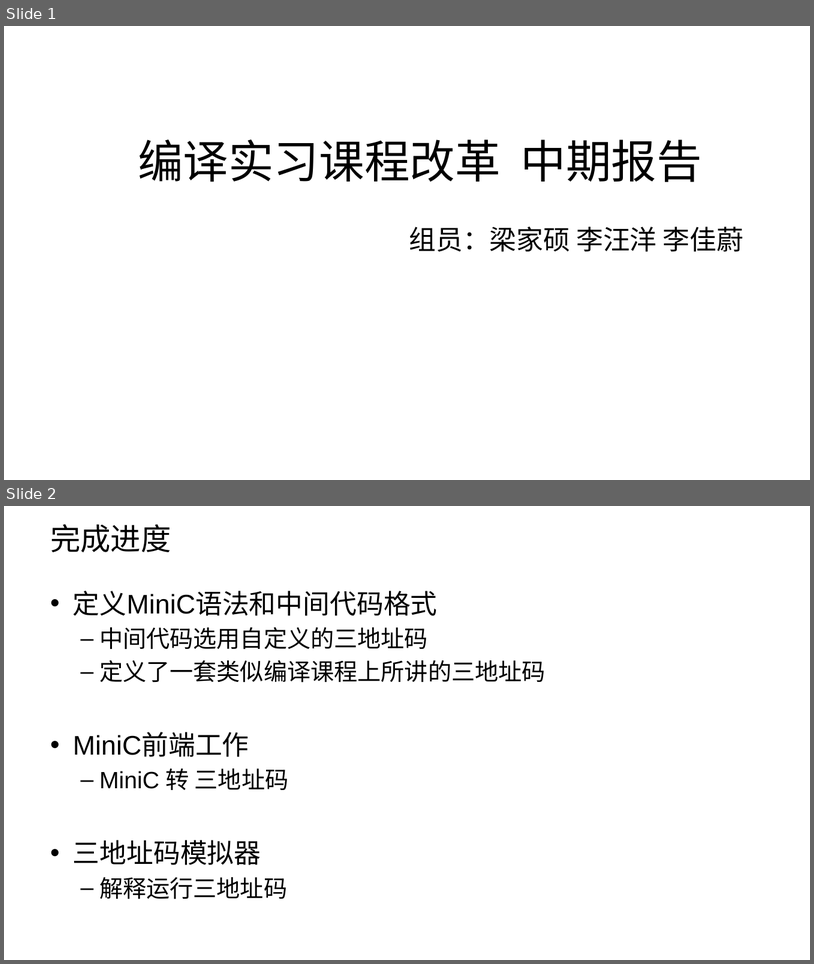
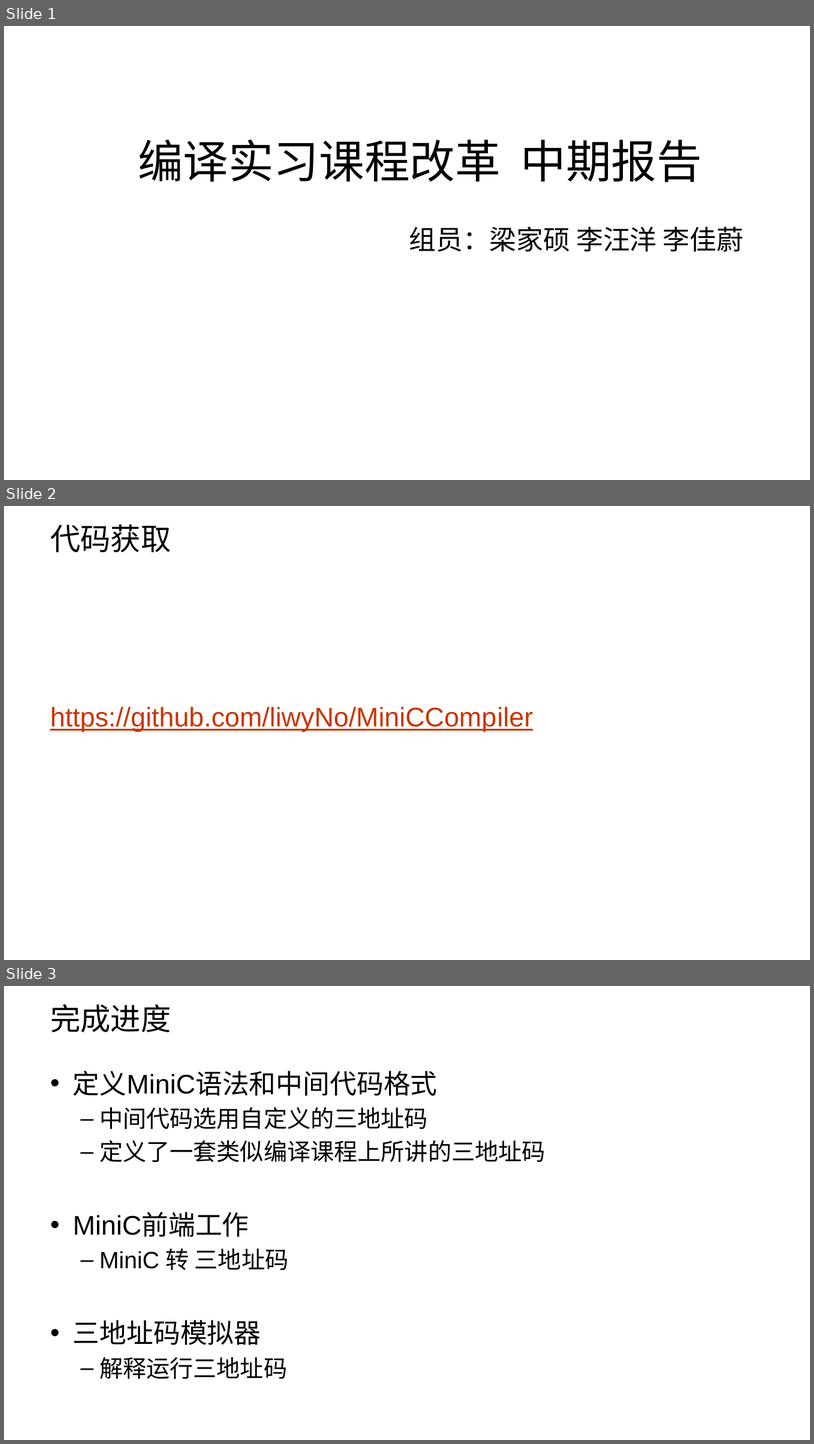
Before and after one commit to liwyNo/MiniCCompiler, a slide deck: doc/midterm.pptx. Shown one above the other, each under a label of ours: slides 1 and 2 before the commit, slides 1, 2 and 3 after it. The pictures are 814x964 and 814x1444 pixels, drawn with LibreOffice and Linux fonts; fonts in the diff are those of the drawing; background and template pictures are left out. Boxes give left, top, right and bottom in pixels: in the first picture for what was removed or moved away, otherwise in the second. Text is boxed around its words. In the diff, an @@ line names an element or a change of style, - is before the commit and + after.

```diff
--- a/doc/midterm.pptx
+++ b/doc/midterm.pptx
@@ slide 2 added at (4, 506, 810, 960), background picture (left out) @@
@@ title added at (50, 524, 171, 552), 36 pt, text #000000 @@
+代码获取
@@ text added at (50, 706, 533, 732), 32 pt, text #CC3300, underline @@
+https://github.com/liwyNo/MiniCCompiler
@@ what was slide 2 is now slide 3 @@
```
Also in this commit, not shown: 1 slide changed, 1 other file.
